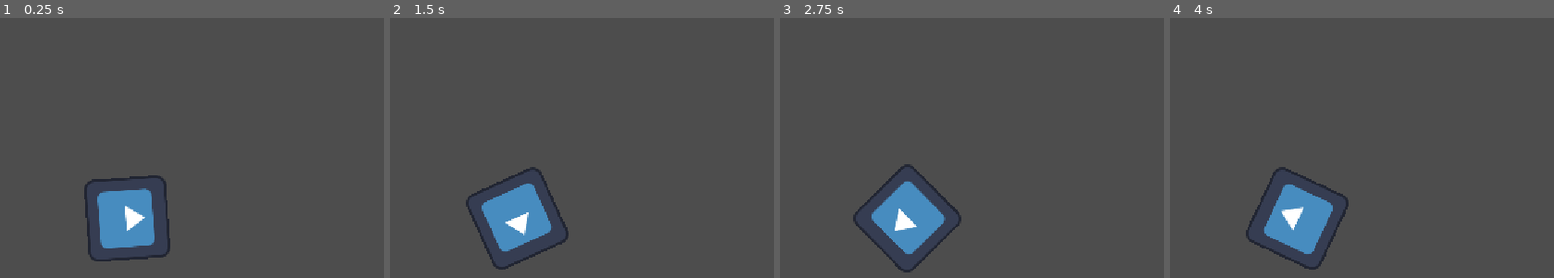
Above: before the commit, frames 1-4 (left to right).
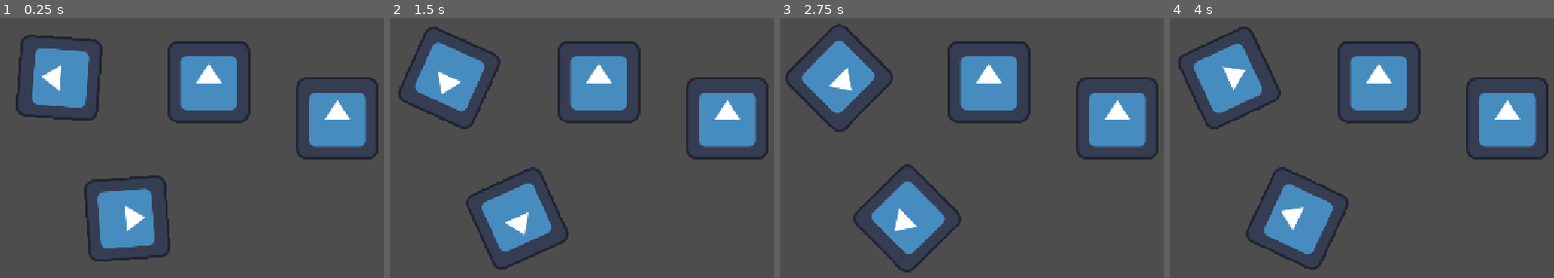
Above: after the commit, the same moments.

Repository: 23483/gamegamegametearaa
Game: Godot game, scene res://world.tscn
The game is run twice, just before and just after one commit, with the same random seed, the same clock (stepped at 60 frames per second) and the same inputs. The project has no main scene, so this scene is started directly. The engine's default icon, where the game draws it, is replaced by a stand-in: a white triangle on a blue panel in a dark square.
Inputs:
- Up to frame 1 (0.25 s): no input
- Up to frame 2 (1.5 s): no input
- Up to frame 3 (2.75 s): no input
- Up to frame 4 (4 s): no input

The runs differ from the first frame. In frame 1, 12% of the frame differs, in the area x 4-99%, y 6-55%; in frame 2, 12%; in frame 3, 12%; in frame 4, 12%.

Commit message:
added some kids and made one sin anticlockwise, the rest still do nothing

Diff:
--- a/world.gd
+++ b/world.gd
@@ -1,12 +1,14 @@
 extends Node2D
 
-@onready var icon: Sprite2D = $Icon
+@onready var icon: Sprite2D = $christ
+@onready var anticrist_3: Sprite2D = $anticrist/anticrist2/anticrist3
 
 # Called when the node enters the scene tree for the first time.
 func _ready() -> void:
-	pass # Replace with function body.
+	pass
 
 
 # Called every frame. 'delta' is the elapsed time since the previous frame.
 func _process(delta: float) -> void:
 	icon.rotate(delta * 6)
+	anticrist_3.rotate(delta * -6)
--- a/world.tscn
+++ b/world.tscn
@@ -6,6 +6,18 @@
 [node name="World" type="Node2D" unique_id=492060198]
 script = ExtResource("1_fj7yv")
 
-[node name="Icon" type="Sprite2D" parent="." unique_id=1218916339]
+[node name="christ" type="Sprite2D" parent="." unique_id=1218916339]
 position = Vector2(548, 318)
 texture = ExtResource("2_tlwt5")
+
+[node name="anticrist" type="Sprite2D" parent="." unique_id=346813076]
+position = Vector2(875, 162)
+texture = ExtResource("2_tlwt5")
+
+[node name="anticrist2" type="Sprite2D" parent="anticrist" unique_id=1524330872]
+position = Vector2(-200, -57)
+texture = ExtResource("2_tlwt5")
+
+[node name="anticrist3" type="Sprite2D" parent="anticrist/anticrist2" unique_id=409951582]
+position = Vector2(-233, -6)
+texture = ExtResource("2_tlwt5")
